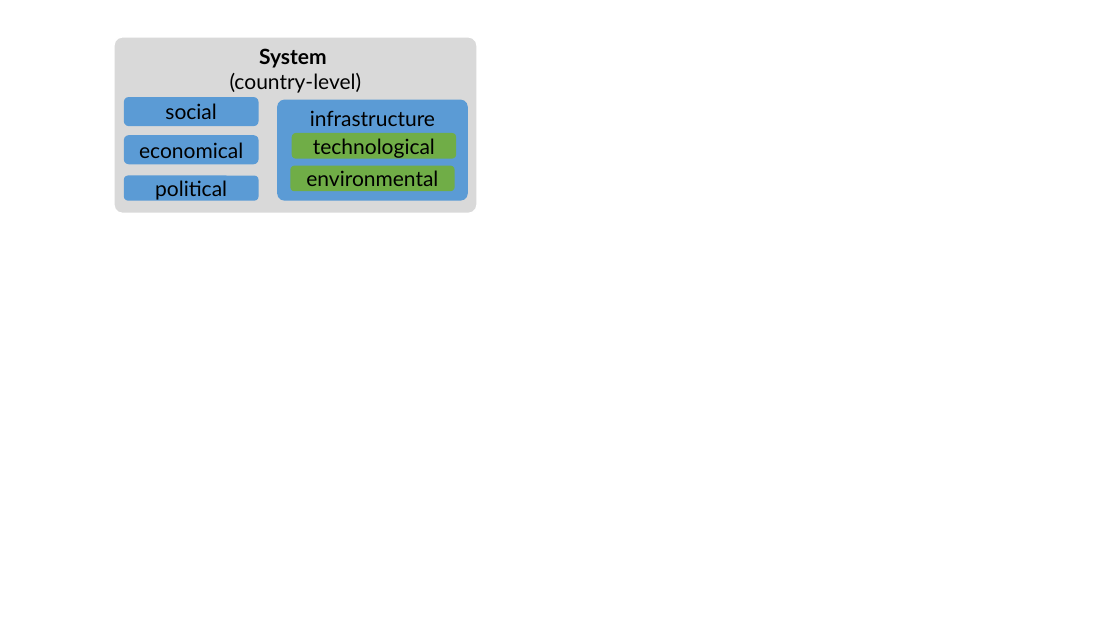
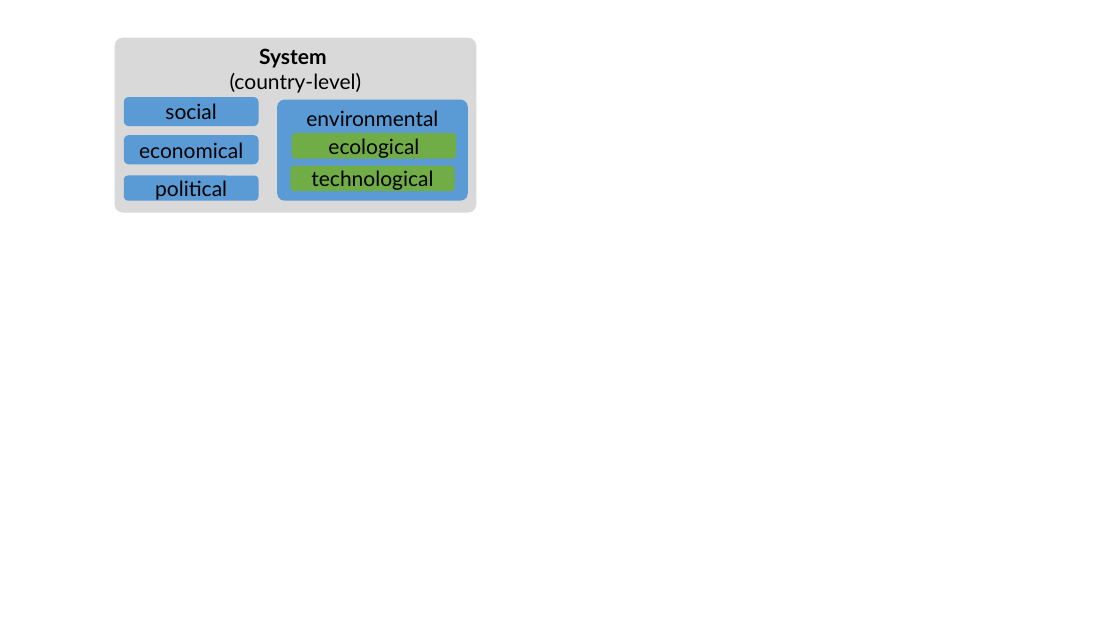
Before and after one commit to josephmars/minerva_resilience, a slide deck: slide 7 of docs/graphs.pptx. Drawn at 1120x630 pixels with LibreOffice and Linux fonts; fonts in the diff are those of the drawing. Boxes give left, top, right and bottom in pixels: in the first picture for what was removed or moved away, otherwise in the second. Text is boxed around its words. In the diff, an @@ line names an element or a change of style, - is before the commit and + after.

```diff
--- a/docs/graphs.pptx
+++ b/docs/graphs.pptx
@@ rounded rectangle "environmental" resized from (x1=291, y1=166, x2=455, y2=192) to (x1=277, y1=100, x2=468, y2=201) @@
@@ rounded rectangle "environmental" at (x1=277, y1=100, x2=468, y2=201): vertical alignment middle to top; fill #70AD47 to #5B9BD5; proportions changed @@
@@ rounded rectangle removed at (x1=277, y1=100, x2=468, y2=201) @@
-infrastructure
@@ rounded rectangle added at (x1=292, y1=133, x2=456, y2=159), fill #70AD47, 18 pt, text #000000 @@
+ecological
@@ rounded rectangle "technological" moved from (x1=292, y1=133, x2=456, y2=159) to (x1=291, y1=166, x2=455, y2=192) @@
@@ rounded rectangle "technological" at (x1=291, y1=166, x2=455, y2=192): proportions changed @@
```
Also in this commit, not shown: 1 slide added, 5 other files.
